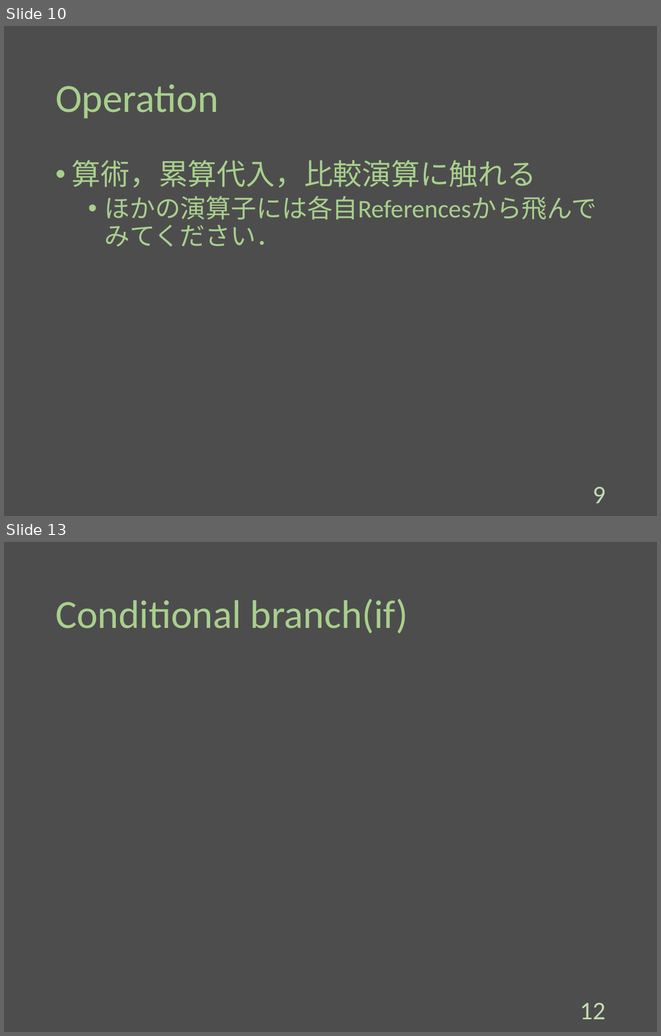
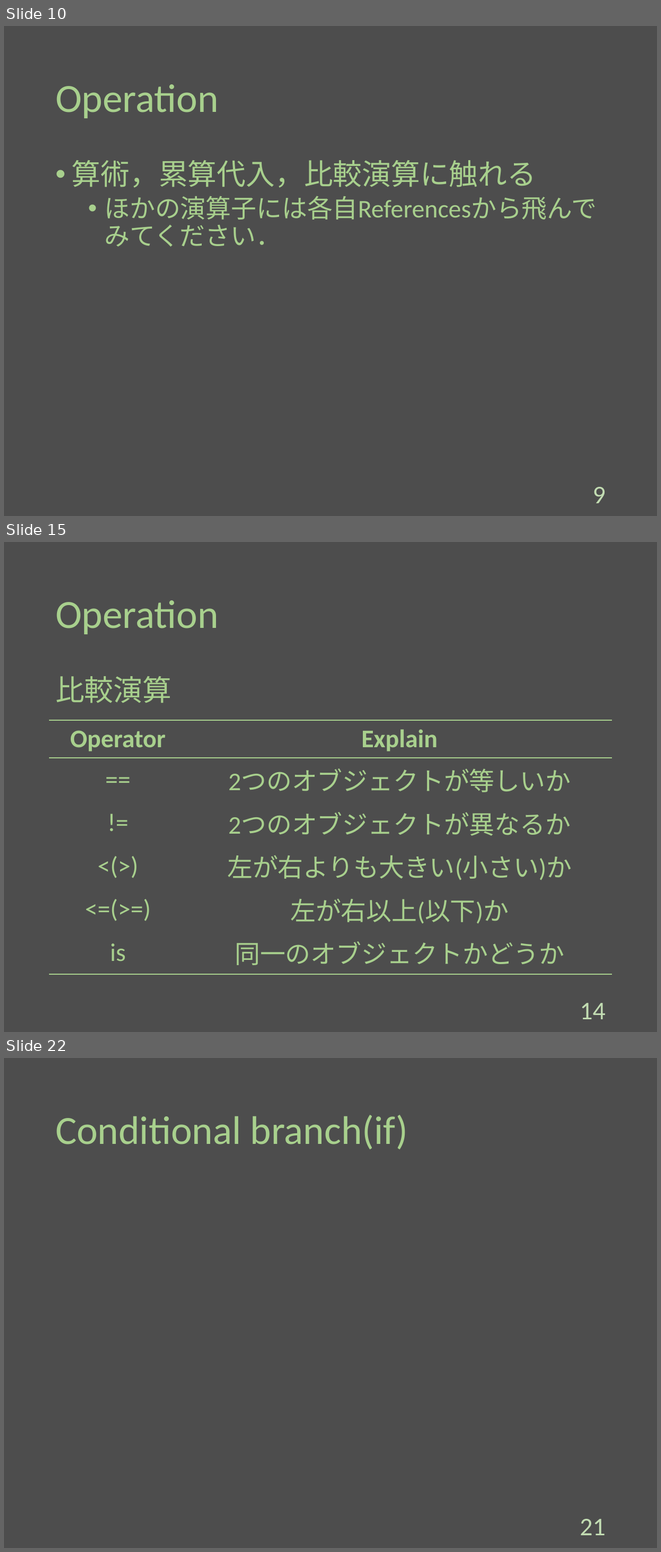
Before and after one commit to Melbeck777/program_seminar, a slide deck: ProgramSlide.pptx. Shown one above the other, each under a label of ours: slides 10 and 13 before the commit, slides 10, 15 and 22 after it; the slides between them are not shown. The pictures are 661x1036 and 661x1552 pixels, drawn with LibreOffice and Linux fonts; fonts in the diff are those of the drawing. Boxes give left, top, right and bottom in pixels: in the first picture for what was removed or moved away, otherwise in the second. Text is boxed around its words. In the diff, an @@ line names an element or a change of style, - is before the commit and + after.

Commit message:
[add]:Write operation and rule of variable name.

```diff
--- a/ProgramSlide.pptx
+++ b/ProgramSlide.pptx
@@ slide 15 added at box(4, 542, 657, 1032), background #4D4D4D @@
@@ title added at box(55, 600, 219, 634), 44 pt, text #A8D08D @@
+Operation
@@ text added at box(55, 676, 171, 703), 32 pt, text #A8D08D @@
+比較演算
@@ table added at box(49, 720, 612, 967), 6 rows, 2 columns @@
+Operator | Explain
+== | 2つのオブジェクトが等しいか
+!= | 2つのオブジェクトが異なるか
+<(>) | 左が右よりも大きい(小さい)か
+<=(>=) | 左が右以上(以下)か
+is | 同一のオブジェクトかどうか
@@ page number added at box(580, 1003, 605, 1019), 28 pt, text #C3DDB3 @@
+14
@@ what was slide 13 is now slide 22 @@
@@ page number at box(580, 1519, 605, 1535): text changed @@
-12
+21
```
Also in this commit, not shown: 5 slides changed, 8 other slides added.
